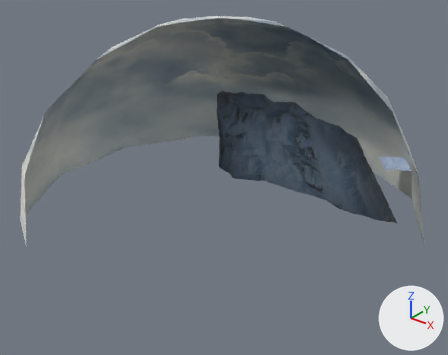
An edit to the glTF model extracted_env/env_hoth_snow_plains_01_pre/env_hoth_snow_plains_01_pre.glb, drawn before and after from the same camera.
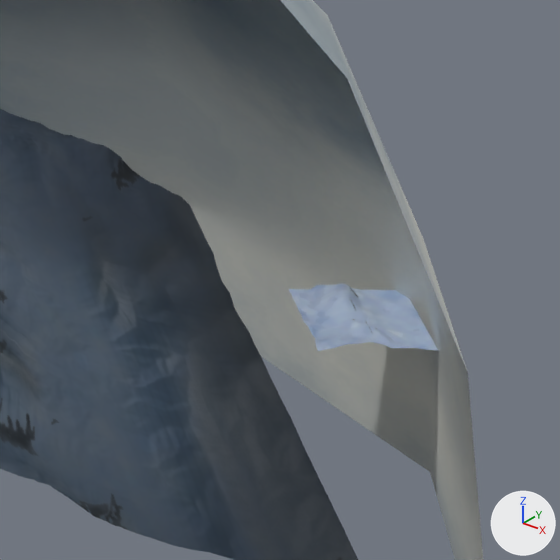
There are two pictures of each version: one whole from a camera (50 mm lens) standing at (298.0, -772.0, 362.0) and looking at (-161.0, -198.0, 7.0), one close up on the part from 70% to 98% of the width and 26% to 61% of the height. Arrows for +X, +Y and +Z are at lower right; the lights stay in place. The first two pictures are the older version. Everything nearer to the camera than a plane just in front of the edit is cut away. Where no turn or scale is listed for an object, it has been applied to the vertices.

The first close-up shows 'hoth_snow_plains_ground_01_mesh', 'skybox_01_mesh (1)', 'tb_terrain_hoth_01_mesh'.
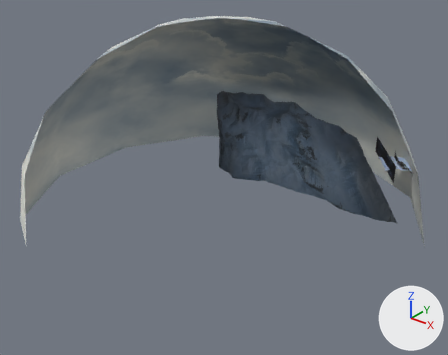
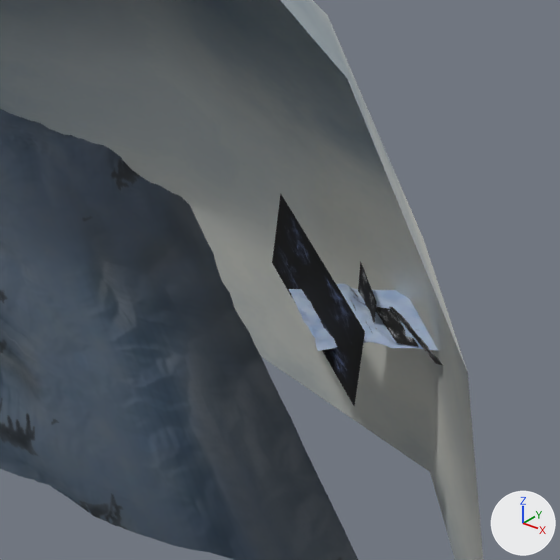
Location of each change, (x1, y1, x2, y2) in pixels of the close-ups (560 x 560 px):
'vfx_blue_snow_background_1', added
    after: (272, 194, 365, 406)
'env_vfx_snow_drift_ground_02', added
    after: (376, 307, 419, 347)
'vfx_snow_midground_2', added
    after: (358, 262, 376, 324)
'env_vfx_snow_drift_ground_01', added
    after: (389, 306, 442, 365)

The change, as a list of edits to the scene's bpy script:
```text
Add mat_env_lothalsmokelight_03_mat:
    mat_env_lothalsmokelight_03_mat = bpy.data.materials.new('env_lothalsmokelight_03_mat')
    # colours: blue #7483b3
    # uses the picture img_smoke_wispy_2x2_02_tex
Add mat_env_hothsmoke_05_mat:
    mat_env_hothsmoke_05_mat = principled_material('env_hothsmoke_05_mat')
    mat_env_hothsmoke_05_mat.texture = img_smoke_wispy_2x2_02_tex
    mat_env_hothsmoke_05_mat.roughness = 0.9
Add mat_env_hoth_snowdrift_01_mat:
    mat_env_hoth_snowdrift_01_mat = bpy.data.materials.new('env_hoth_snowdrift_01_mat')
    # colours: white #f6f6ff
    # uses the picture img_smoke_wispy_2x2_02_tex
Add me_builtin_quad_020:
    me_builtin_quad_020.from_pydata(...)  # 4 vertices, 2 faces; spans x -32.8..32.8, y -39.0..39.0, z -13.7..13.7
    me_builtin_quad_020.materials.append(mat_env_lothalsmokelight_03_mat)
Add me_builtin_quad_019:
    me_builtin_quad_019.from_pydata(...)  # 4 vertices, 2 faces; spans x -7.4..7.4, y -10.7..10.7, z -7.4..7.4
    me_builtin_quad_019.materials.append(mat_env_hothsmoke_05_mat)  # picture img_smoke_wispy_2x2_02_tex
Add me_builtin_quad_018:
    me_builtin_quad_018.from_pydata(...)  # 4 vertices, 2 faces; spans x -11.3..11.3, y -12.4..12.4, z -0.8..0.8
    me_builtin_quad_018.materials.append(mat_env_hoth_snowdrift_01_mat)
Add me_builtin_quad_017:
    me_builtin_quad_017.from_pydata(...)  # 4 vertices, 2 faces; spans x -14.9..14.9, y -15.5..15.5, z -0.5..0.5
    me_builtin_quad_017.materials.append(mat_env_hoth_snowdrift_01_mat)
Add ob_vfx_blue_snow_background_1:
    ob_vfx_blue_snow_background_1 = bpy.data.objects.new('vfx_blue_snow_background_1', me_builtin_quad_020)
    ob_vfx_blue_snow_background_1.location = (-24.2, -5.9, 4.7)
Add ob_vfx_snow_midground_2:
    ob_vfx_snow_midground_2 = bpy.data.objects.new('vfx_snow_midground_2', me_builtin_quad_019)
    ob_vfx_snow_midground_2.location = (-11.7, 3.8, 4.0)
Add ob_env_vfx_snow_drift_ground_02:
    ob_env_vfx_snow_drift_ground_02 = bpy.data.objects.new('env_vfx_snow_drift_ground_02', me_builtin_quad_018)
    ob_env_vfx_snow_drift_ground_02.location = (1.1, -2.9, 0.4)
Add ob_env_vfx_snow_drift_ground_01:
    ob_env_vfx_snow_drift_ground_01 = bpy.data.objects.new('env_vfx_snow_drift_ground_01', me_builtin_quad_017)
    ob_env_vfx_snow_drift_ground_01.location = (8.5, -4.8, 0.1)
```
